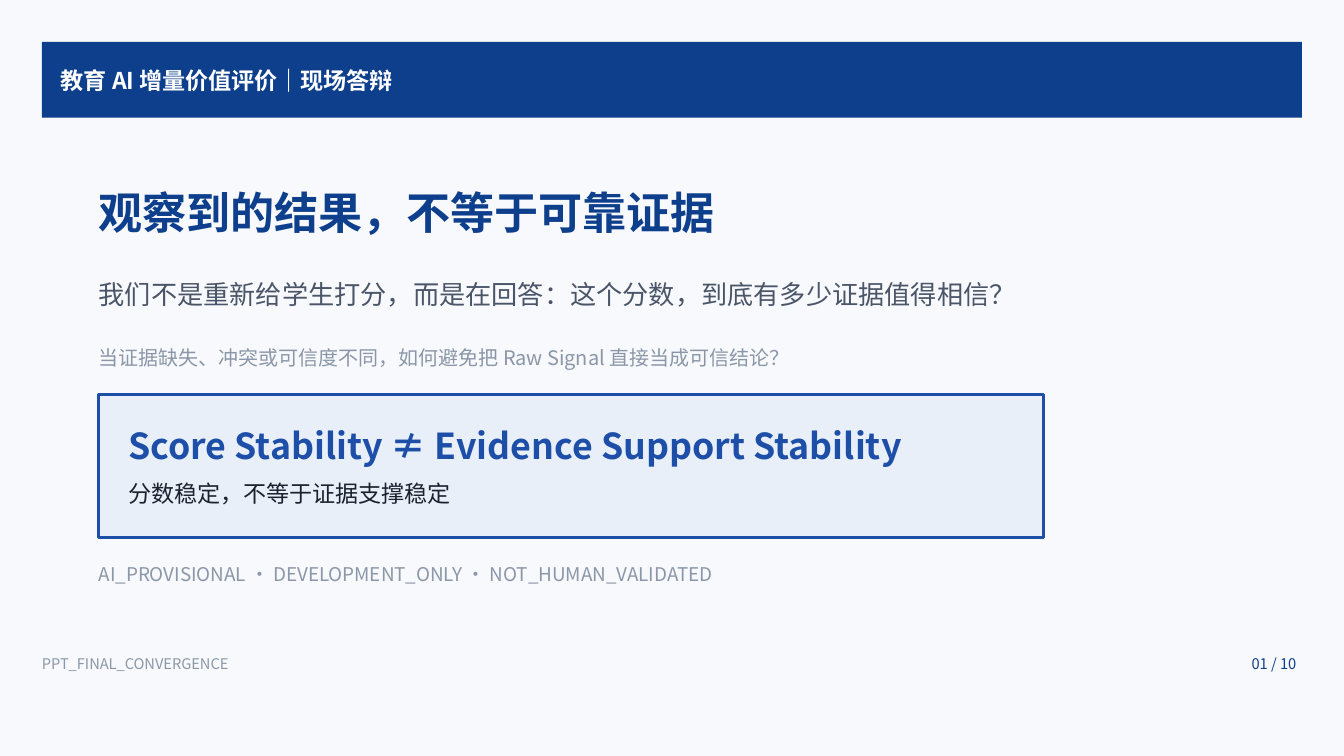
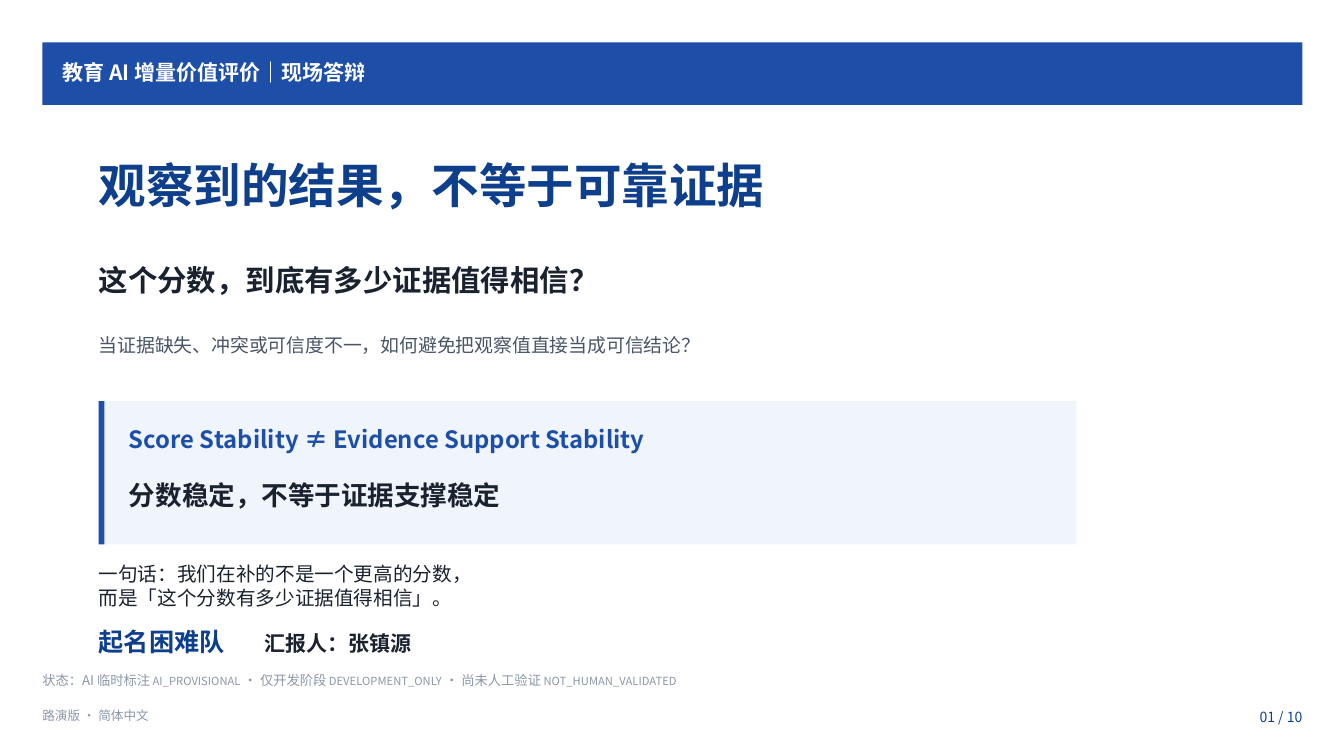
Before and after one commit to cvcingcvc-code/math, a slide deck: slide 1 of outputs/education_ai_evidence_roadshow_final.pptx. Drawn at 1344x756 pixels with LibreOffice and Linux fonts; fonts in the diff are those of the drawing. Boxes give left, top, right and bottom in pixels: in the first picture for what was removed or moved away, otherwise in the second. Text is boxed around its words. In the diff, an @@ line names an element or a change of style, - is before the commit and + after.

Commit message:
finalize defense ppt identity and sync demo
- P1/P10: 加身份信息 起名困难队 / 汇报人 张镇源
- P6: 补回参数敏感性锁定数字 693=21x11x3 / 660 defined / 33 undefined / ±10% / ±20% / 0 decision-state flips
- P8: 补回 ML Challenger 跨学期数字 0.876/0.919/0.922 / RF≈0.588 / 0.71-0.81（保留 winner 结论边界）
- slides/01-10.slide: 同步为中文优先版 source，与 PPTX 一致
- 新增 build_final_ppt.py 作为可复现生成器（SOURCE == PPTX）
- 同步 reports/demo/index.html 新桌面布局版

```diff
--- a/outputs/education_ai_evidence_roadshow_final.pptx
+++ b/outputs/education_ai_evidence_roadshow_final.pptx
@@ rectangle removed at (0, 0, 1344, 756) @@
@@ rectangle: place and size @@
-rectangle at (42, 42, 1303, 118)
+rectangle at (42, 42, 1303, 105)
@@ rectangle at (42, 42, 1303, 105): fill #0E3F8C to #1E4FA8 @@
@@ text "教育 AI 增量价值评价｜现场答辩": place and size @@
-text "教育 AI 增量价值评价｜现场答辩" at (61, 68, 393, 92)
+text "教育 AI 增量价值评价｜现场答辩" at (62, 61, 365, 83)
@@ text "教育 AI 增量价值评价｜现场答辩" at (62, 61, 365, 83): size 16.5 to 15 pt; line spacing 1 to 1.05 @@
@@ text "观察到的结果，不等于可靠证据": place and size @@
-text "观察到的结果，不等于可靠证据" at (99, 191, 715, 235)
+text "观察到的结果，不等于可靠证据" at (99, 162, 765, 210)
@@ text "观察到的结果，不等于可靠证据" at (99, 162, 765, 210): size 31.5 to 34 pt; line spacing 1.2 to 1.05 @@
@@ text at (99, 266, 599, 295): text changed; size 18.8 to 21 pt; text colour #4A5568 to #1A2230; bold on @@
-我们不是重新给学生打分，而是在回答：这个分数，到底有多少证据值得相信？
+这个分数，到底有多少证据值得相信？
@@ text at (99, 336, 701, 354): text changed; size 14.2 to 13.5 pt; text colour #8B97A8 to #4A5568 @@
-当证据缺失、冲突或可信度不同，如何避免把 Raw Signal 直接当成可信结论？
+当证据缺失、冲突或可信度不一，如何避免把观察值直接当成可信结论？
@@ rectangle: place and size @@
-rectangle at (99, 395, 1045, 538)
+rectangle at (99, 401, 1077, 544)
@@ rectangle at (99, 401, 1077, 544): fill #E8EFF8 to #F0F5FC; outline #1E4FA8 2 pt to none @@
@@ rectangle added at (99, 401, 105, 544), fill #1E4FA8 @@
@@ text "Score Stability ≠ Evidence Support ..." at (129, 428, 645, 454): size 25.5 to 17 pt; line spacing 1 to 1.05 @@
@@ text "分数稳定，不等于证据支撑稳定" at (129, 482, 500, 509): size 16.5 to 19 pt, bold on; line spacing 1 to 1.05 @@
@@ text at (99, 564, 472, 607): text changed; size 13.5 to 14 pt; text colour #8B97A8 to #1A2230 @@
-AI_PROVISIONAL · DEVELOPMENT_ONLY · NOT_HUMAN_VALIDATED
+一句话：我们在补的不是一个更高的分数，
+而是「这个分数有多少证据值得相信」。
@@ text added at (99, 629, 411, 654), 15 pt, text #1A2230, bold @@
+起名困难队 汇报人：张镇源
@@ text removed at (42, 658, 229, 671) @@
-PPT_FINAL_CONVERGENCE
@@ text added at (42, 674, 677, 687), 8 pt, text #8B97A8 @@
+状态：AI 临时标注 AI_PROVISIONAL · 仅开发阶段 DEVELOPMENT_ONLY · 尚未人工验证 NOT_HUMAN_VALIDATED
@@ text added at (42, 709, 148, 721), 9 pt, text #8B97A8 @@
+路演版 · 简体中文
@@ text "01 / 10": place and size @@
-text "01 / 10" at (1252, 658, 1296, 669)
+text "01 / 10" at (1260, 711, 1303, 722)
@@ text "01 / 10" at (1260, 711, 1303, 722): size 10.5 to 10 pt; alignment left to right; line spacing 1 to 1.05 @@
```
Also in this commit, not shown: 6 other slides changed, 3 slides added, 3 slides removed, 14 other files.
